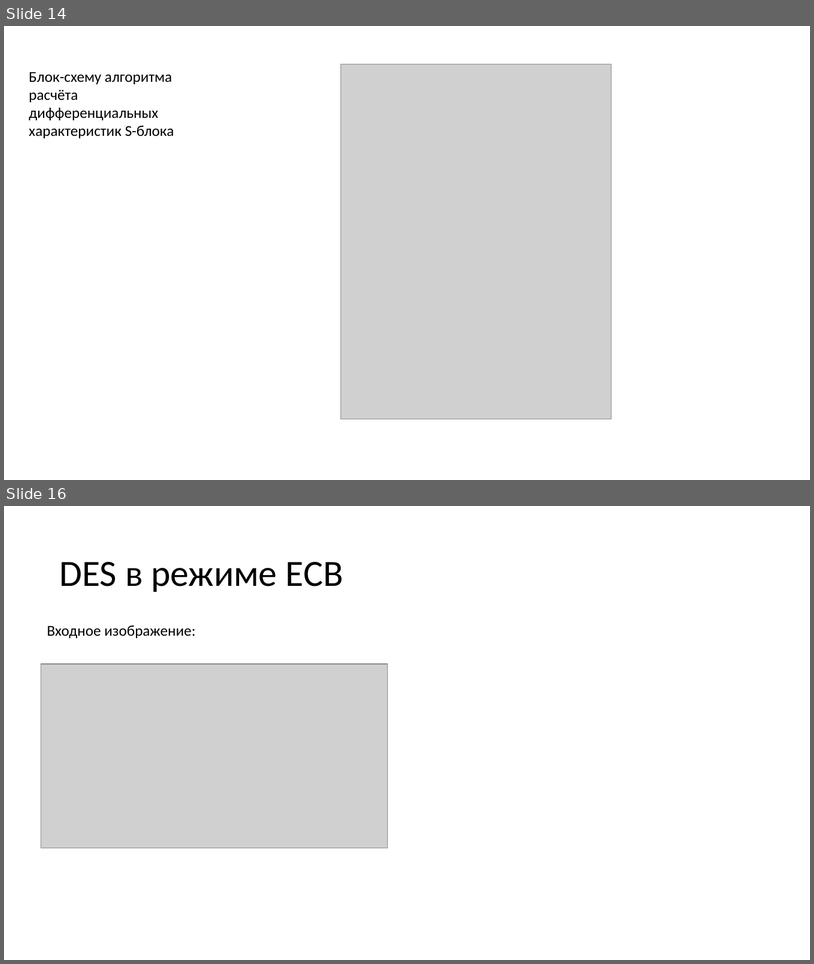
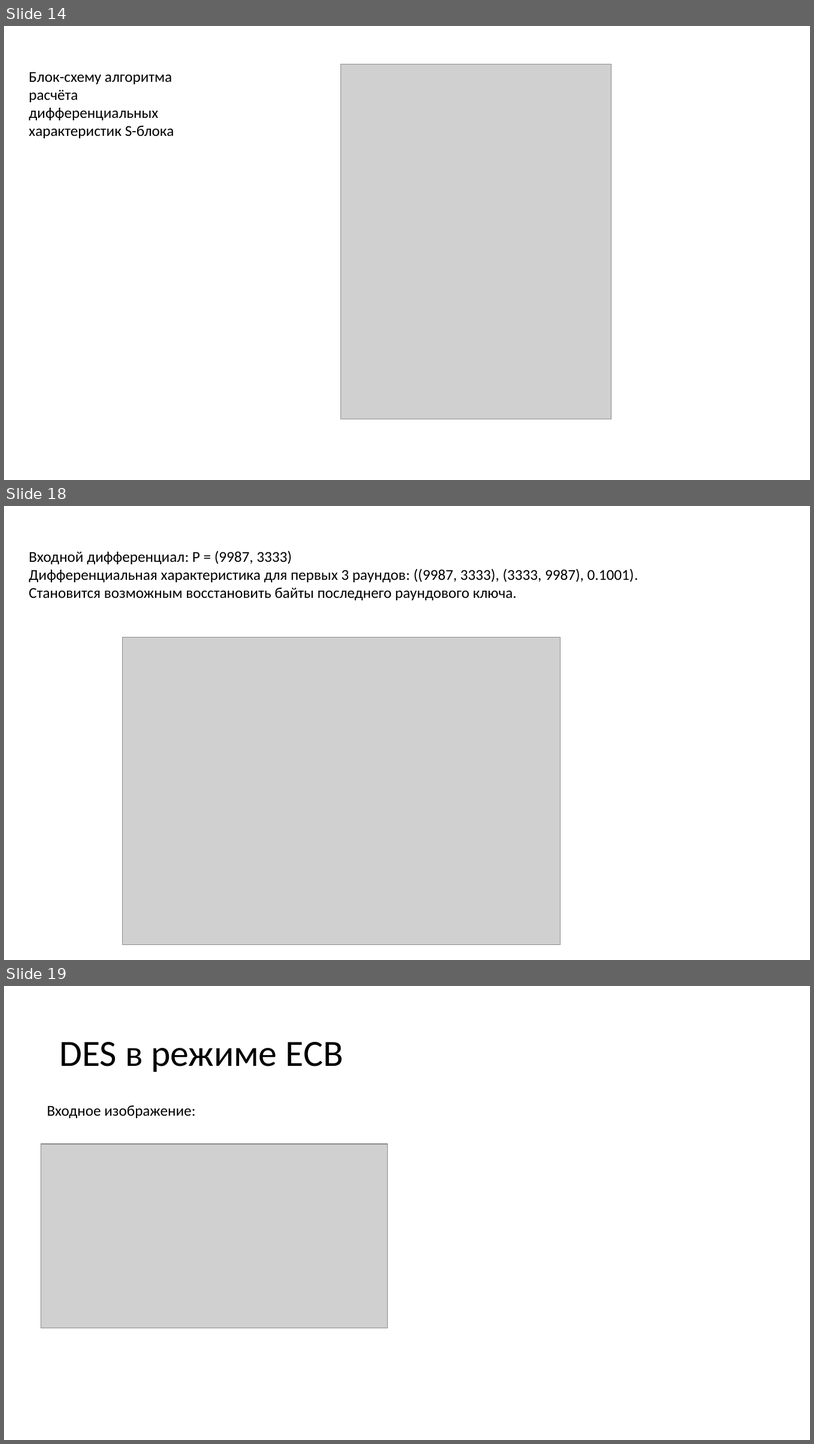
Before and after one commit to Danila-gi/Criptography, a slide deck: 3342ИвановДМЛАБ2.pptx. Shown one above the other, each under a label of ours: slides 14 and 16 before the commit, slides 14, 18 and 19 after it; the slides between them are not shown. The pictures are 814x964 and 814x1444 pixels, drawn with LibreOffice and Linux fonts; fonts in the diff are those of the drawing; grey boxes stand for pictures. Boxes give left, top, right and bottom in pixels: in the first picture for what was removed or moved away, otherwise in the second. Text is boxed around its words. In the diff, an @@ line names an element or a change of style, - is before the commit and + after.

Commit message:
lab2

```diff
--- a/3342ИвановДМЛАБ2.pptx
+++ b/3342ИвановДМЛАБ2.pptx
@@ slide 18 added at (x1=4, y1=506, x2=810, y2=960), background #FFFFFF @@
@@ text added at (x1=29, y1=550, x2=639, y2=600), 18 pt, text #000000 @@
+Входной дифференциал: P = (9987, 3333)
+Дифференциальная характеристика для первых 3 раундов: ((9987, 3333), (3333, 9987), 0.1001).
+Становится возможным восстановить байты последнего раундового ключа.
@@ picture added at (x1=123, y1=637, x2=561, y2=945) @@
@@ what was slide 16 is now slide 19 @@
```
Also in this commit, not shown: 1 slide changed, 3 other slides added.
